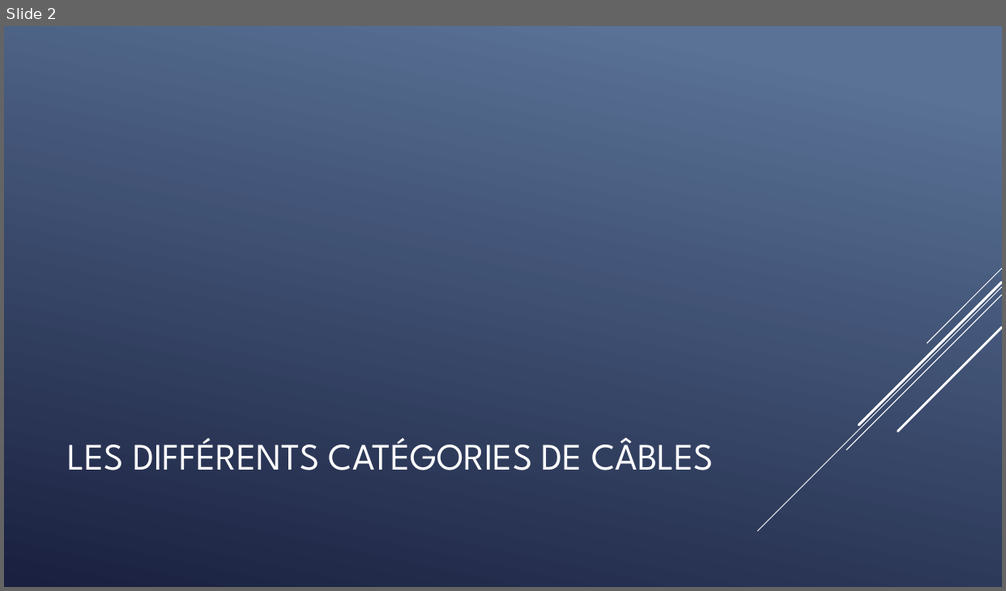
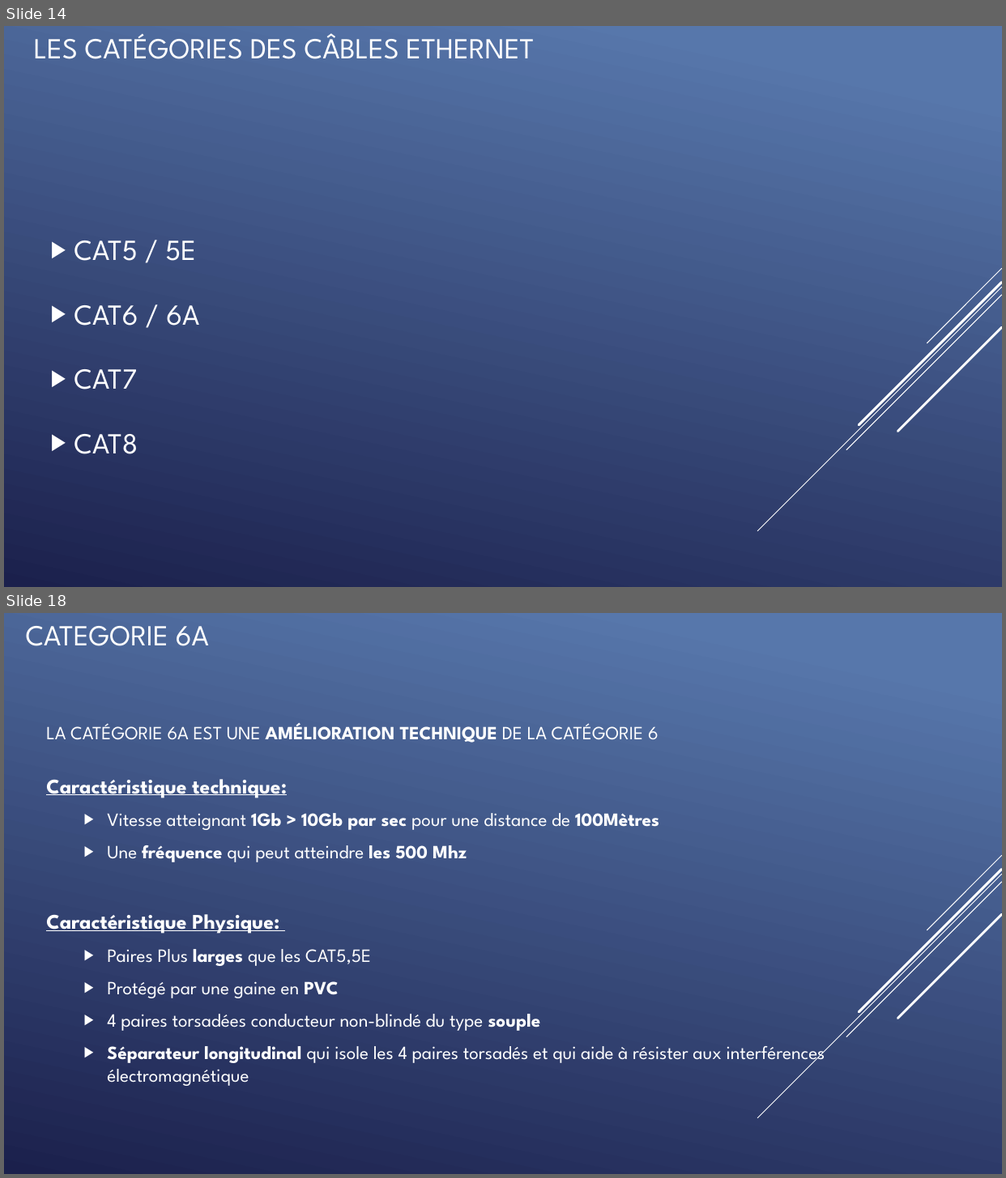
Before and after one commit to QuentinKrg/M214-Ethernet, a slide deck: Module 214 - Fabrication_Ethernet.pptx. Shown one above the other, each under a label of ours: slide 2 before the commit, slides 14 and 18 after it; the slides between them are not shown. The pictures are 1006x591 and 1006x1178 pixels, drawn with LibreOffice and Linux fonts; fonts in the diff are those of the drawing. Boxes give left, top, right and bottom in pixels: in the first picture for what was removed or moved away, otherwise in the second. Text is boxed around its words. In the diff, an @@ line names an element or a change of style, - is before the commit and + after.

```diff
--- a/Module 214 - Fabrication_Ethernet.pptx
+++ b/Module 214 - Fabrication_Ethernet.pptx
@@ slide 18 added at (4,613,1002,1174), background gradient #5877AB to #1C204D; not listed: 5 template elements that a slide beside it also shows @@
@@ text added at (26,626,209,646), 28 pt, text #FFFFFF @@
+CATEGORIE 6A
@@ title added at (46,723,658,743), 18 pt, text #FFFFFF @@
+LA CATÉGORIE 6A EST UNE AMÉLIORATION TECHNIQUE DE LA CATÉGORIE 6
@@ text added at (46,779,825,1086), 18 pt, text #FFFFFF @@
+Caractéristique technique:
+  ▶ Vitesse atteignant 1Gb > 10Gb par sec pour une distance de 100Mètres
+  ▶ Une fréquence qui peut atteindre les 500 Mhz
+Caractéristique Physique:
+  ▶ Paires Plus larges que les CAT5,5E
+  ▶ Protégé par une gaine en PVC
+  ▶ 4 paires torsadées conducteur non-blindé du type souple
+  ▶ Séparateur longitudinal qui isole les 4 paires torsadés et qui aide à résister aux interférences électromagnétique
@@ what was slide 2 is now slide 14 @@
@@ slide 14 changed as well @@
@@ background gradient #597496 to #1A2040 to gradient #5877AB to #1C204D @@
@@ title at (34,33,534,59): text changed; size 36 to 28 pt @@
-LES DIFFÉRENTS CATÉGORIES DE CÂBLES
+LES CATÉGORIES DES CÂBLES ETHERNET
@@ text added at (74,241,199,454), 28 pt, text #FFFFFF @@
+▶ CAT5 / 5E
+▶ CAT6 / 6A
+▶ CAT7
+▶ CAT8
```
Also in this commit, not shown: 3 other slides changed, 22 other slides added, 5 slides removed.
